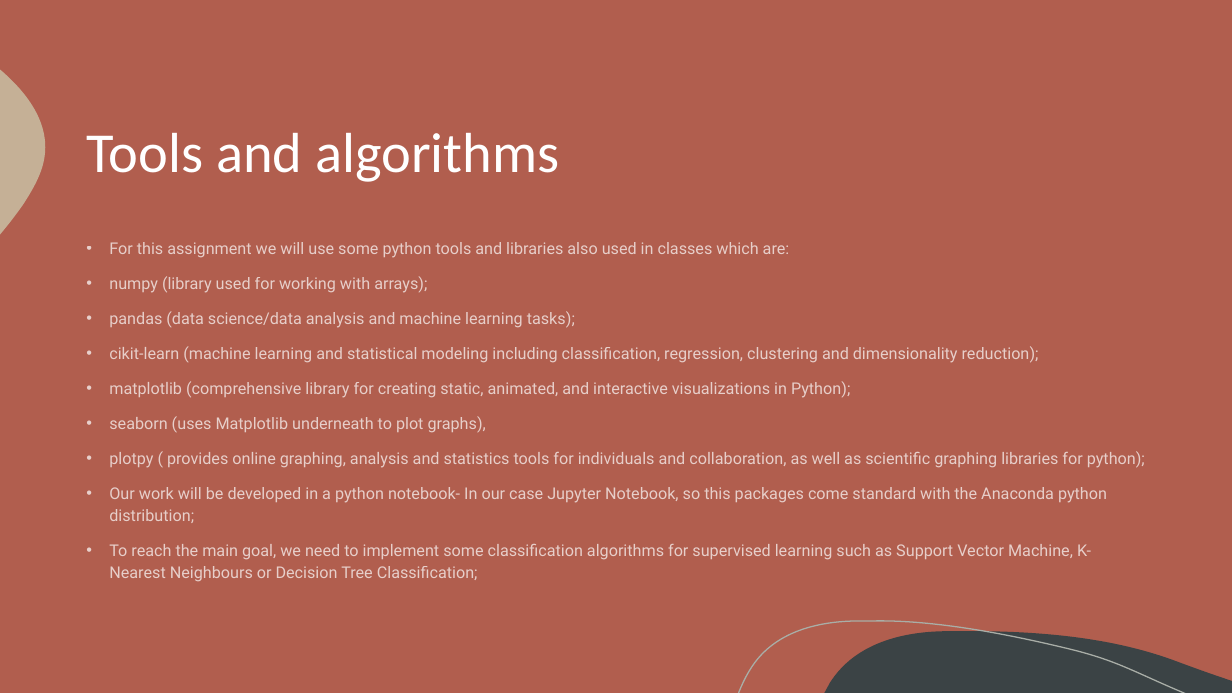
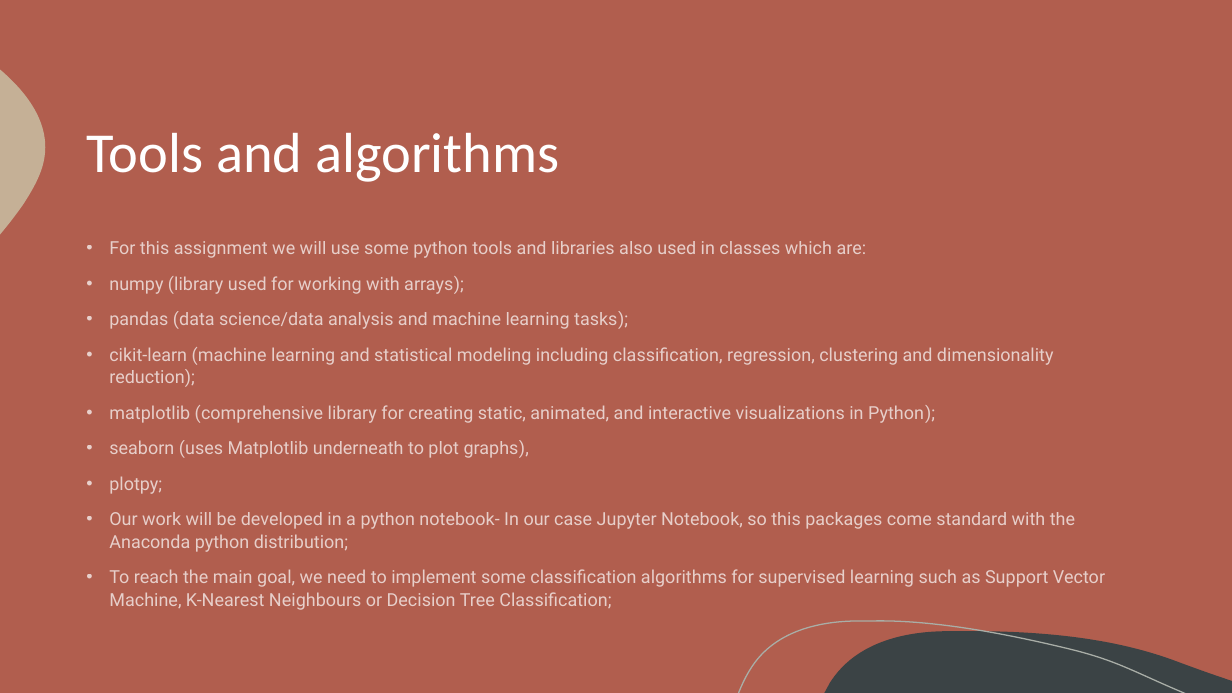
Before and after one commit to itsdomsantos/IART-2022, a slide deck: slide 4 of proj2/iart_proj2_checkpoint.pptx. Drawn at 1232x693 pixels with LibreOffice and Linux fonts; fonts in the diff are those of the drawing. Boxes give left, top, right and bottom in pixels: in the first picture for what was removed or moved away, otherwise in the second. Text is boxed around its words. In the diff, an @@ line names an element or a change of style, - is before the commit and + after.

```diff
--- a/proj2/iart_proj2_checkpoint.pptx
+++ b/proj2/iart_proj2_checkpoint.pptx
@@ text at (109,241,1105,610): size 12.6 to 14 pt; line spacing 1.14 to 1.05 @@
@@ text at (109,476,162,494): text changed; size 12.6 to 14 pt @@
-• plotpy ( provides online graphing, analysis and statistics tools for individuals and collaboration, as well as scientific graphing libraries for python);
+• plotpy;
```
Also in this commit, not shown: 2 other files.
